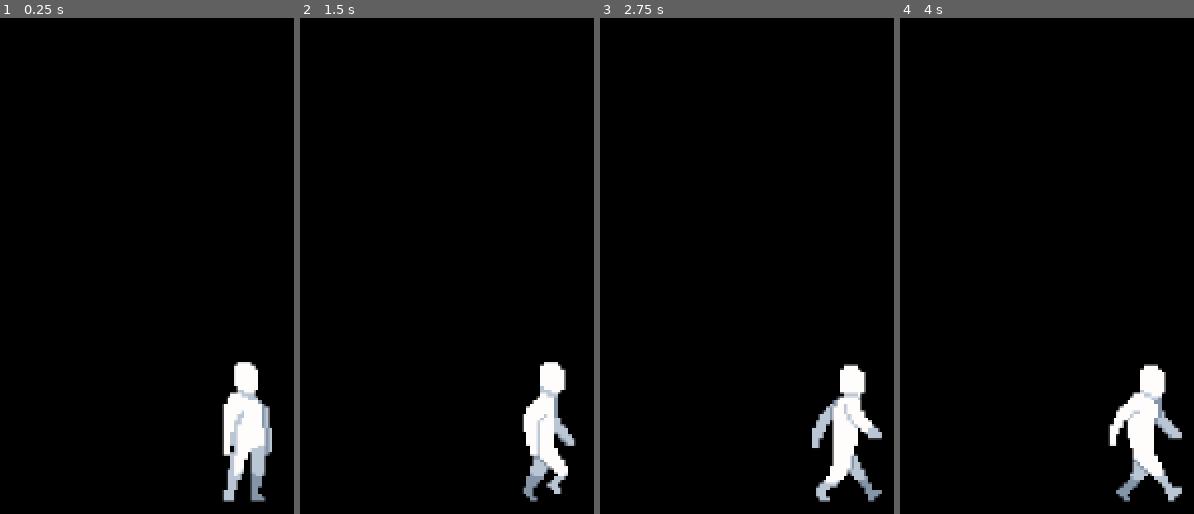
Above: before the commit, frames 1-4 (left to right).
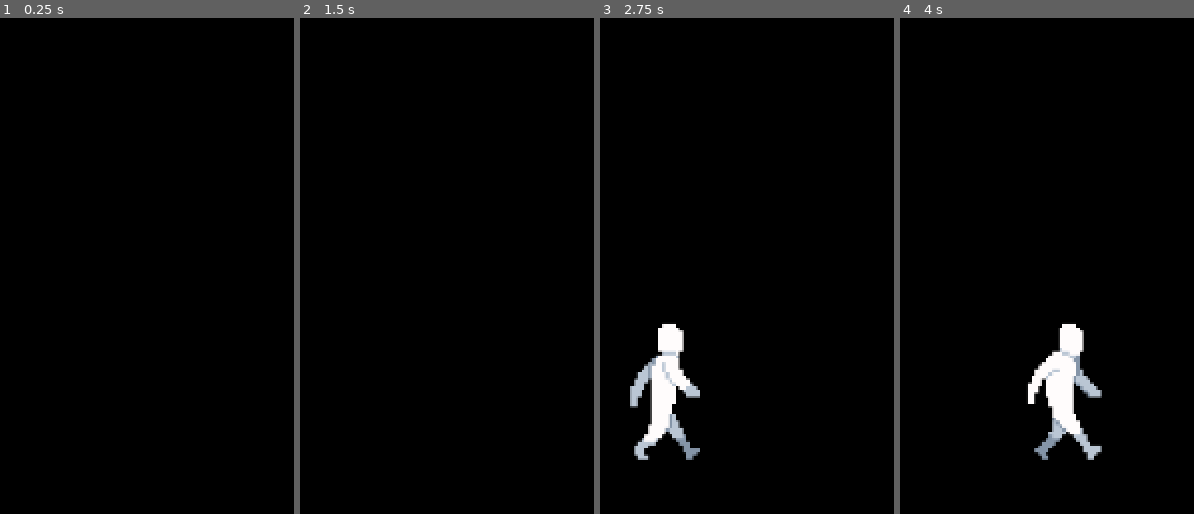
Above: after the commit, the same moments.

Repository: AlissonLamarque/Shovel-GameJam
Game: Godot game, scene res://scenes/main.tscn
Same seed, same stepped clock (60 frames per second), same inputs: the game is played once before the commit and once after it.
Inputs:
- Up to frame 1 (0.25 s): no input
- Up to frame 2 (1.5 s): tap Enter (ui_accept) at 0.5, 0.77 s; hold Right (ui_right) from 0.53 s (still down)
- Up to frame 3 (2.75 s): tap Enter (ui_accept) at 1.52 s; release Right (ui_right) at 2.03 s; hold Left (ui_left) from 2.03 s (still down)
- Up to frame 4 (4 s): release Left (ui_left) at 2.78 s; hold Right (ui_right) from 2.78 s (still down); tap Enter (ui_accept) at 3.02, 3.77 s

The runs differ from the first frame. In frame 1, 3.3% of the frame differs, in the area x 75-93%, y 69-98%; in frame 2, 2.8%; in frame 3, 6.2%; in frame 4, 6.4%, in the area x 43-96%, y 61-98%.

Commit message:
Cutscene de abertura

Diff:
--- a/scenes/main.tscn
+++ b/scenes/main.tscn
@@ -1,20 +1,110 @@
-[gd_scene load_steps=3 format=3 uid="uid://cteme15mj75c1"]
+[gd_scene load_steps=7 format=3 uid="uid://cteme15mj75c1"]
 
+[ext_resource type="Script" uid="uid://cggny5uorwjty" path="res://scripts/main.gd" id="1_0wfyh"]
 [ext_resource type="PackedScene" uid="uid://drlvqiigtdpxh" path="res://scenes/player.tscn" id="1_ubn8e"]
 
 [sub_resource type="WorldBoundaryShape2D" id="WorldBoundaryShape2D_e0exv"]
 
+[sub_resource type="Animation" id="Animation_o5qli"]
+resource_name = "abertura"
+length = 6.0
+tracks/0/type = "value"
+tracks/0/imported = false
+tracks/0/enabled = true
+tracks/0/path = NodePath("Player:position")
+tracks/0/interp = 1
+tracks/0/loop_wrap = true
+tracks/0/keys = {
+"times": PackedFloat32Array(0, 5),
+"transitions": PackedFloat32Array(1, 1),
+"update": 0,
+"values": [Vector2(300, 364), Vector2(416, 364)]
+}
+tracks/1/type = "value"
+tracks/1/imported = false
+tracks/1/enabled = true
+tracks/1/path = NodePath("Player/AnimatedSprite2D:animation")
+tracks/1/interp = 1
+tracks/1/loop_wrap = true
+tracks/1/keys = {
+"times": PackedFloat32Array(0, 5),
+"transitions": PackedFloat32Array(1, 1),
+"update": 1,
+"values": [&"walk", &"idle"]
+}
+tracks/2/type = "method"
+tracks/2/imported = false
+tracks/2/enabled = true
+tracks/2/path = NodePath("Player")
+tracks/2/interp = 1
+tracks/2/loop_wrap = true
+tracks/2/keys = {
+"times": PackedFloat32Array(0, 6),
+"transitions": PackedFloat32Array(1, 1),
+"values": [{
+"args": [&"control_enabled", false],
+"method": &"set"
+}, {
+"args": [&"control_enabled", true],
+"method": &"set"
+}]
+}
+
+[sub_resource type="Animation" id="Animation_0wfyh"]
+length = 0.001
+tracks/0/type = "value"
+tracks/0/imported = false
+tracks/0/enabled = true
+tracks/0/path = NodePath("Player:position")
+tracks/0/interp = 1
+tracks/0/loop_wrap = true
+tracks/0/keys = {
+"times": PackedFloat32Array(0),
+"transitions": PackedFloat32Array(1),
+"update": 0,
+"values": [Vector2(416, 364)]
+}
+tracks/1/type = "value"
+tracks/1/imported = false
+tracks/1/enabled = true
+tracks/1/path = NodePath("Player/AnimatedSprite2D:animation")
+tracks/1/interp = 1
+tracks/1/loop_wrap = true
+tracks/1/keys = {
+"times": PackedFloat32Array(0),
+"transitions": PackedFloat32Array(1),
+"update": 1,
+"values": [&"idle"]
+}
+
+[sub_resource type="AnimationLibrary" id="AnimationLibrary_sugp2"]
+_data = {
+&"RESET": SubResource("Animation_0wfyh"),
+&"abertura": SubResource("Animation_o5qli")
+}
+
 [node name="Main" type="Node"]
+script = ExtResource("1_0wfyh")
 
 [node name="Camera2D" type="Camera2D" parent="."]
 position = Vector2(576, 320)
 zoom = Vector2(2.5, 2.5)
 
 [node name="StaticBody2D" type="StaticBody2D" parent="."]
-position = Vector2(576, 372)
+position = Vector2(576, 364)
 
 [node name="CollisionShape2D" type="CollisionShape2D" parent="StaticBody2D"]
 shape = SubResource("WorldBoundaryShape2D_e0exv")
 
 [node name="Player" parent="." instance=ExtResource("1_ubn8e")]
 position = Vector2(416, 364)
+
+[node name="AnimatedSprite2D" parent="Player" index="0"]
+frame_progress = 0.0
+
+[node name="AnimationPlayer" type="AnimationPlayer" parent="."]
+libraries = {
+&"": SubResource("AnimationLibrary_sugp2")
+}
+
+[editable path="Player"]
--- a/scenes/player.tscn
+++ b/scenes/player.tscn
@@ -508,6 +508,7 @@
 
 [sub_resource type="CapsuleShape2D" id="CapsuleShape2D_dlm0b"]
 radius = 5.0
+height = 38.0
 
 [node name="Player" type="CharacterBody2D"]
 script = ExtResource("1_ndjec")
@@ -519,6 +520,5 @@
 frame_progress = 0.832055
 
 [node name="CollisionShape2D" type="CollisionShape2D" parent="."]
-visible = false
-position = Vector2(1, -19)
+position = Vector2(0, -19)
 shape = SubResource("CapsuleShape2D_dlm0b")
--- /dev/null
+++ b/scripts/main.gd
@@ -0,0 +1,6 @@
+extends Node
+
+@onready var animation_player: AnimationPlayer = $AnimationPlayer
+
+func _ready():
+	animation_player.play("abertura")
Not shown, added: scripts/main.gd.uid
